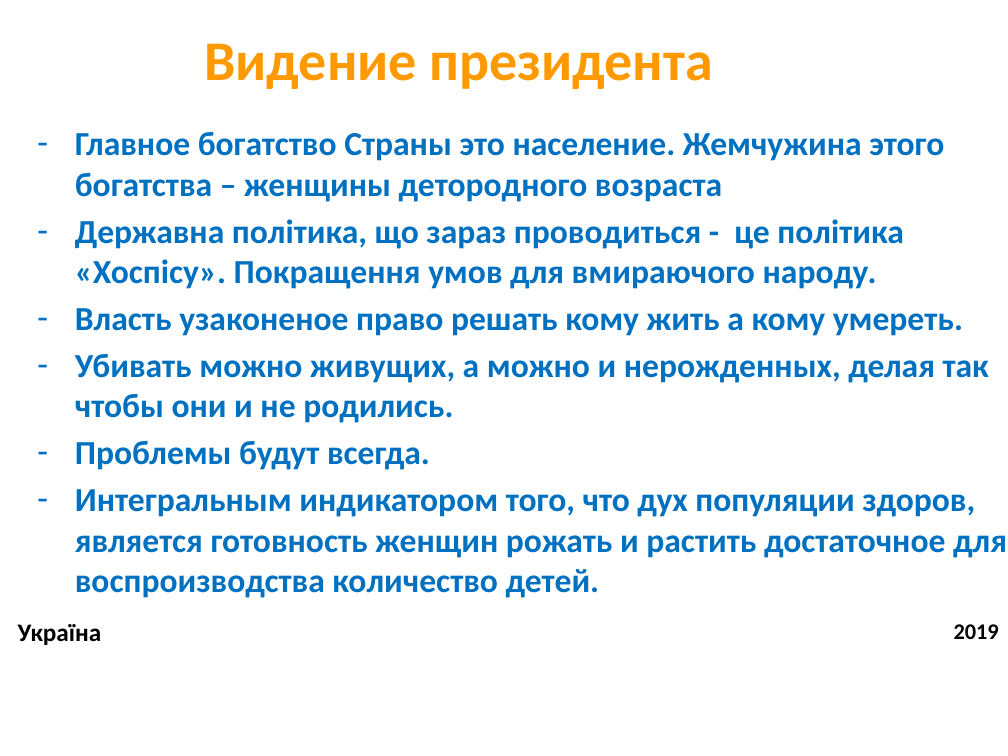
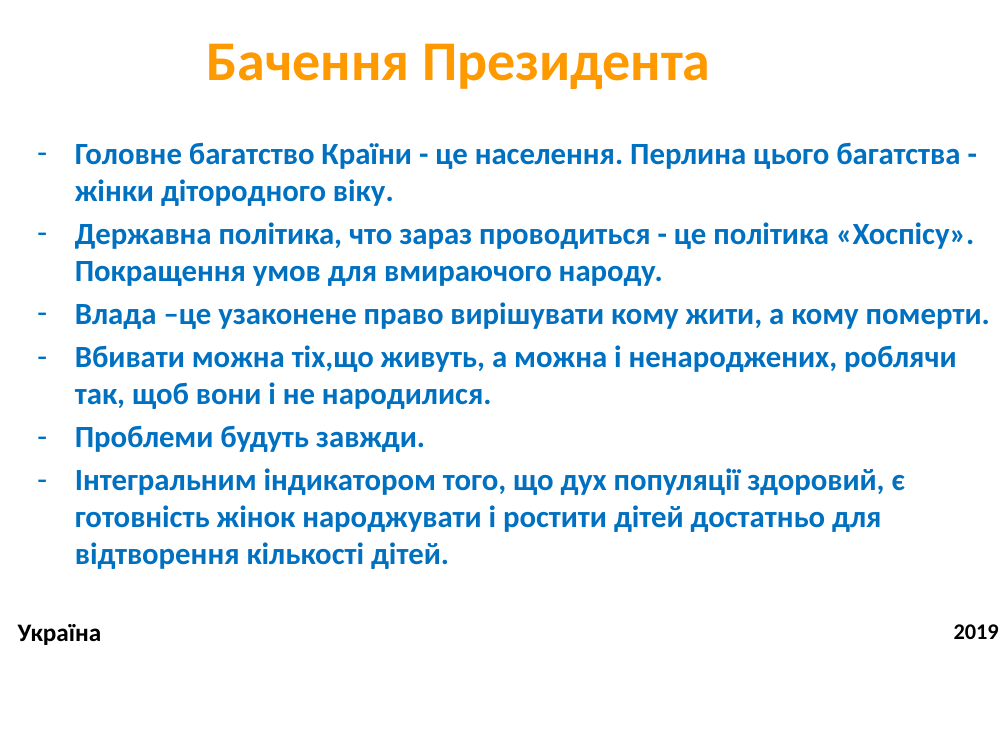
Before and after one commit to lukas1326/UkrViewPresentation, a slide deck: slide 1 of Видение президента_v2.pptx. Drawn at 1008x756 pixels with LibreOffice and Linux fonts; fonts in the diff are those of the drawing; background and template pictures are left out. Boxes give left, top, right and bottom in pixels: in the first picture for what was removed or moved away, otherwise in the second. Text is boxed around its words. In the diff, an @@ line names an element or a change of style, - is before the commit and + after.

```diff
--- a/Видение президента_v2.pptx
+++ b/Видение президента_v2.pptx
@@ text at box(206, 43, 711, 89): text changed @@
-Видение президента
+Бачення Президента
@@ text at box(75, 143, 990, 569): text changed; size 24 to 22 pt @@
-– Главное богатство Страны это население. Жемчужина этого богатства – женщины детородного возраста
-– Державна політика, що зараз проводиться - це політика «Хоспісу». Покращення умов для вмираючого народу.
-– Власть узаконеное право решать кому жить а кому умереть.
-– Убивать можно живущих, а можно и нерожденных, делая так чтобы они и не родились.
-– Проблемы будут всегда.
-– Интегральным индикатором того, что дух популяции здоров, является готовность женщин рожать и растить достаточное для воспроизводства количество детей.
+– Головне багатство Країни - це населення. Перлина цього багатства - жінки дітородного віку.
+– Державна політика, что зараз проводиться - це політика «Хоспісу». Покращення умов для вмираючого народу.
+– Влада –це узаконене право вирішувати кому жити, а кому померти.
+– Вбивати можна тіх,що живуть, а можна і ненароджених, роблячи так, щоб вони і не народилися.
+– Проблеми будуть завжди.
+– Інтегральним індикатором того, що дух популяції здоровий, є готовність жінок народжувати і ростити дітей достатньо для відтворення кількості дітей.
```
Also in this commit, not shown: 7 other slides changed, 1 other file.
